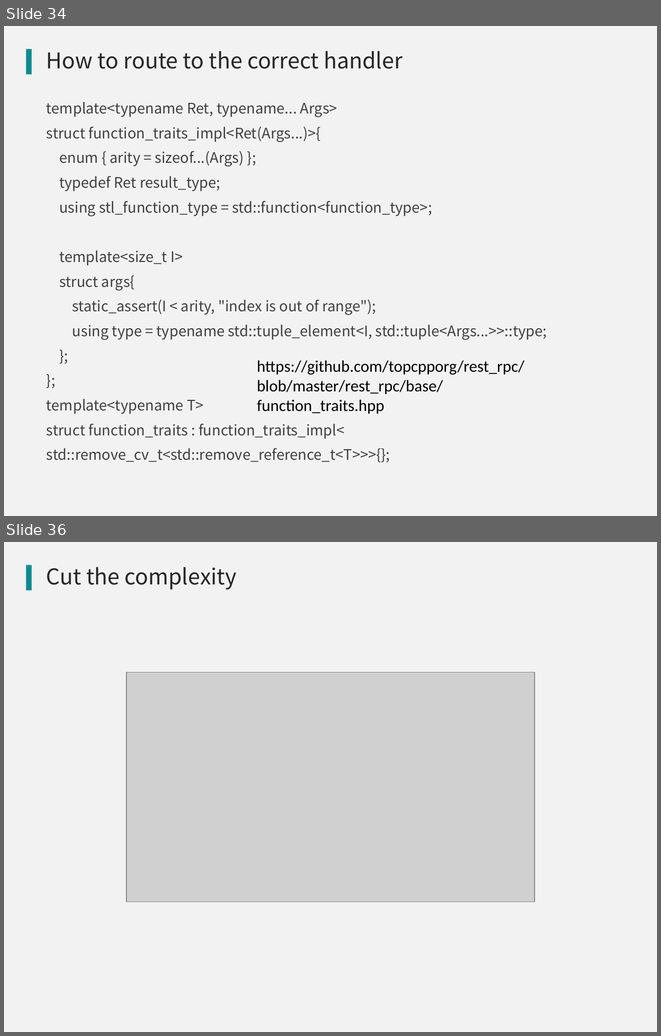
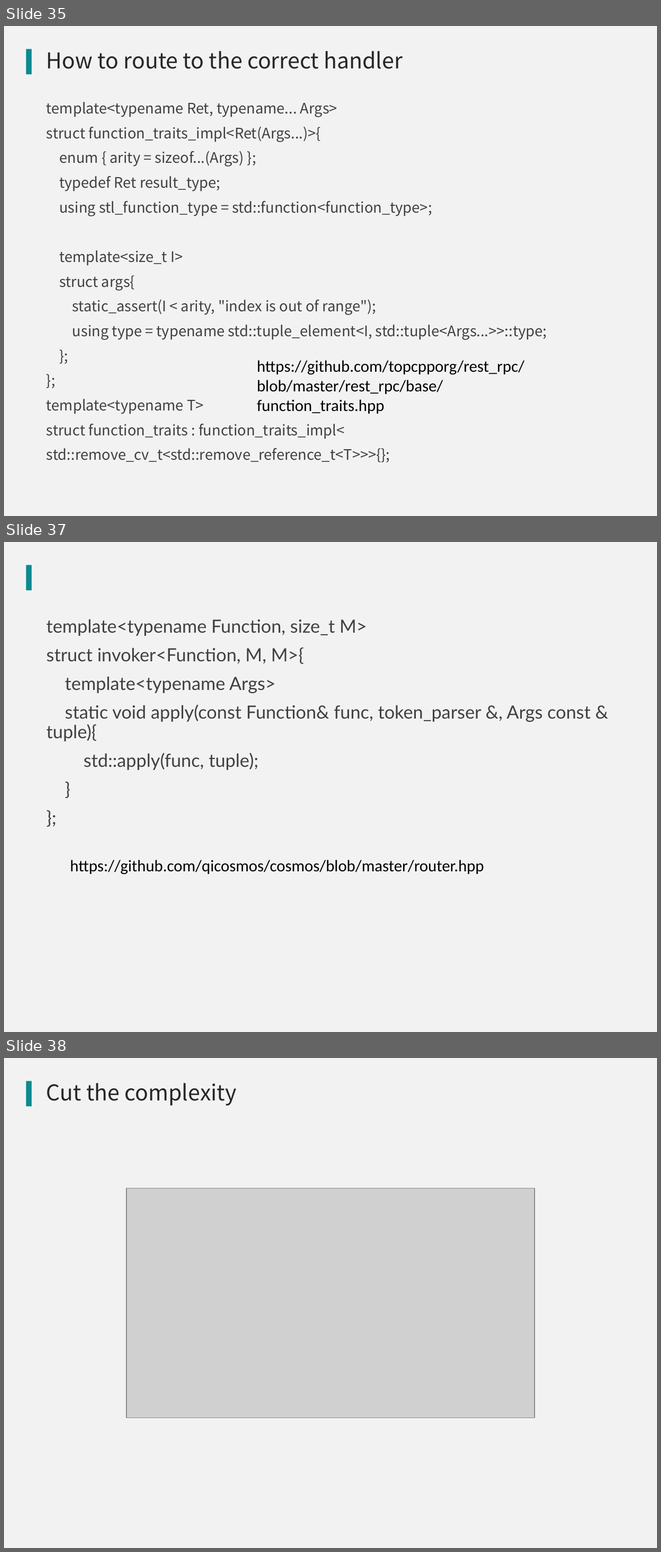
Before and after one commit to qicosmos/cppnow2017-ppt, a slide deck: An easy to use RPC framework implemented by c++11 and c++14.pptx. Shown one above the other, each under a label of ours: slides 34 and 36 before the commit, slides 35, 37 and 38 after it; the slides between them are not shown. The pictures are 661x1036 and 661x1552 pixels, drawn with LibreOffice and Linux fonts; fonts in the diff are those of the drawing; grey boxes stand for pictures; background and template pictures are left out. Boxes give left, top, right and bottom in pixels: in the first picture for what was removed or moved away, otherwise in the second. Text is boxed around its words. In the diff, an @@ line names an element or a change of style, - is before the commit and + after.

```diff
--- a/An easy to use RPC framework implemented by c++11 and c++14.pptx
+++ b/An easy to use RPC framework implemented by c++11 and c++14.pptx
@@ slide 37 added at (4, 542, 657, 1032), background #F2F2F2; not listed: 1 template element that a slide beside it also shows @@
@@ text added at (46, 619, 591, 770), 20 pt, text #404040 @@
+template<typename Function, size_t M>
+struct invoker<Function, M, M>{
+template<typename Args>
+static void apply(const Function& func, token_parser &, Args const & tuple){
+std::apply(func, tuple);
+}
+};
@@ text added at (70, 859, 484, 874), 18 pt, text #000000 @@
+https://github.com/qicosmos/cosmos/blob/master/router.hpp
@@ what was slide 34 is now slide 35 @@
@@ what was slide 36 is now slide 38 @@
```
Also in this commit, not shown: 3 slides changed, 1 other slide added.
